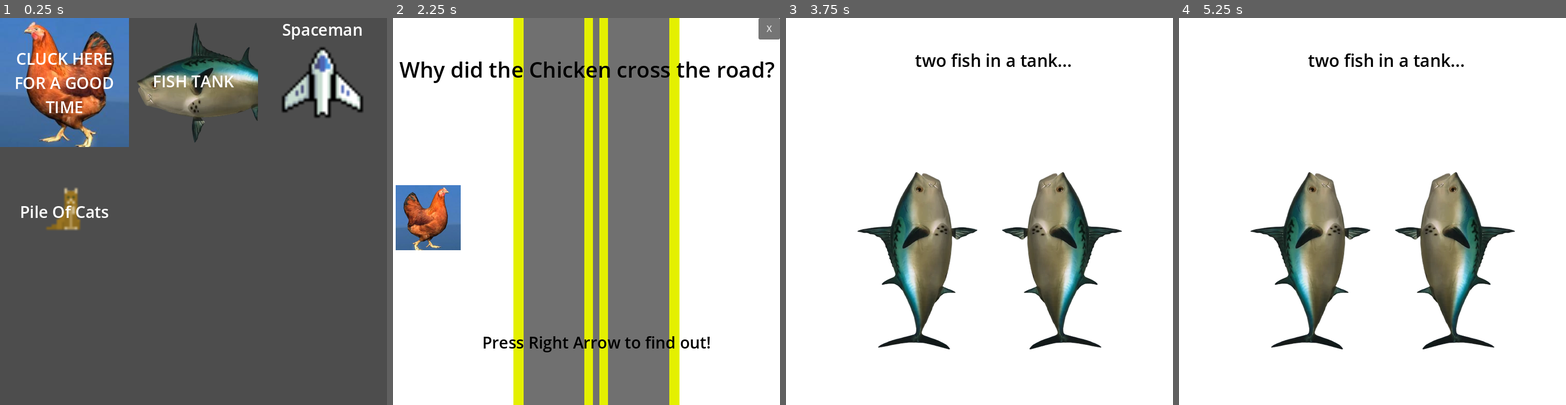
Above: before the commit, frames 1-4 (left to right).
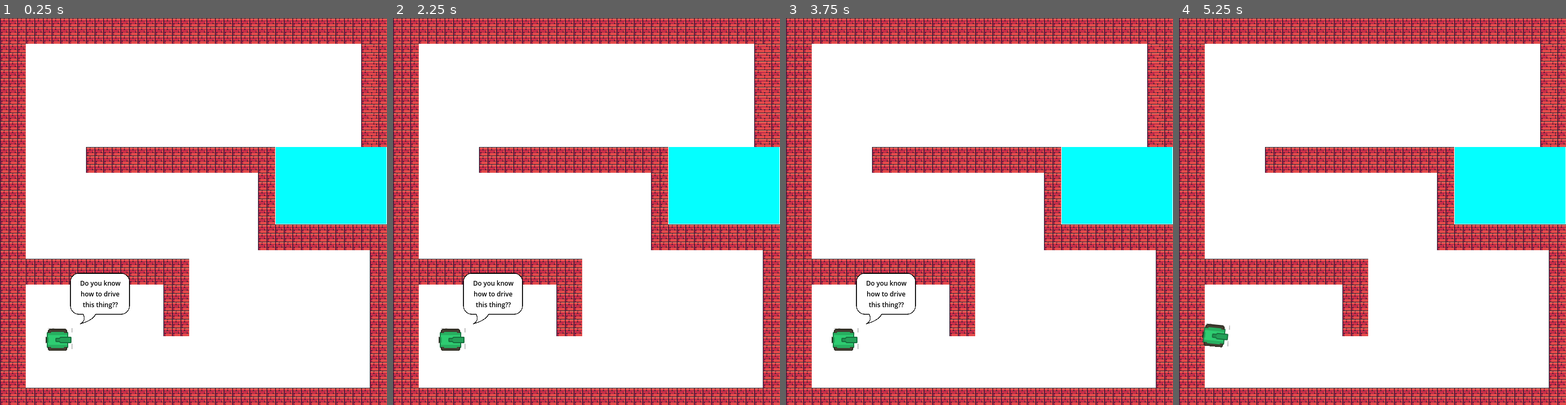
Above: after the commit, the same moments.

Repository: aceysmith/dad-jokes-irl
Game: Godot game, scene res://MainMenu/joke_picker.tscn
The game is run twice, just before and just after one commit, with the same random seed, the same clock (stepped at 60 frames per second) and the same inputs.
Inputs (mouse positions are in pixels of both pictures, inside the frame that each line leads up to):
- Up to frame 1 (0.25 s): no input
- Up to frame 2 (2.25 s): click (590, 265) at 0.5 s, where only the run after the commit has a clickable "Free Play"; click (590, 265) at 1.25 s, where only the run after the commit has a clickable "Free Play"; click (458, 83) at 2 s, where only the run before the commit has a clickable "CLUCK HERE FOR A GOOD TIME"
- Up to frame 3 (3.75 s): click (1161, 29) at 2.75 s, where only the run before the commit has a clickable "X"; click (979, 83) at 3.5 s, where only the run before the commit has a clickable "FISH TANK"
- Up to frame 4 (5.25 s): tap Enter (ui_accept) at 4.25, 4.52, 5 s; move the mouse to (1457, 192) at 4.27 s; hold Right (ui_right) 4.28-5.03 s; click (1457, 192) at 4.42 s; move the mouse to (1295, 230) at 5.02 s; hold Down (ui_down) from 5.03 s (still down)

The runs differ from the first frame. In frame 1, 99% of the frame differs, in the area x 0-100%, y 0-100%; in frame 2, 71%; in frame 3, 44%; in frame 4, 44%.

Commit message:
Added random scene mode, hide exit joke button by default

Diff:
--- a/BaseJoke/base_joke.gd
+++ b/BaseJoke/base_joke.gd
@@ -5,7 +5,7 @@
 signal joke_ended(node: Node)
 
 @onready var background_color = $BackgroundColor
-@onready var exit_button = $ExitButton
+@onready var exit_button = %ExitButton
 @onready var laugh_timer = $LaughTimer
 
 func _close_joke():
--- a/BaseJoke/base_joke.tscn
+++ b/BaseJoke/base_joke.tscn
@@ -10,6 +10,8 @@
 offset_bottom = 720.0
 
 [node name="ExitButton" type="Button" parent="."]
+unique_name_in_owner = true
+visible = false
 offset_left = 680.0
 offset_right = 720.0
 offset_bottom = 40.0
--- a/ChickenCrosser/chicken.gd
+++ b/ChickenCrosser/chicken.gd
@@ -6,9 +6,8 @@
 
 func _input(event: InputEvent):
 	if event.is_action_pressed("ui_right") and punchline.visible == false:
-		chicken.position += Vector2(5, 0)
+		chicken.position += Vector2(10, 0)
 		instructions.visible = false
 		if chicken.position.x > 620:
 			punchline.visible = true
-			exit_button.visible = false
 			wrap_up_joke()
--- a/FishTank/FishTank.tscn
+++ b/FishTank/FishTank.tscn
@@ -465,7 +465,7 @@
 [node name="TileMap" type="TileMap" parent="." index="3"]
 tile_set = SubResource("TileSet_30p3j")
 format = 2
-layer_0/tile_data = PackedInt32Array(2883584, 1114112, 4, 28 …(12134 unchanged characters)… , 917547, 1179648, 4, 917548, 1114112, 4)
+layer_0/tile_data = PackedInt32Array(2883584, 1114112, 4, 28 …(12134 unchanged characters)… , 917547, 1179648, 4, 917548, 1114112, 4, 42, 1114112, 4, 43, 1114112, 4, 44, 1114112, 4, 65580, 1114112, 4, 65579, 1114112, 4, 65578, 1114112, 4, 131114, 1114112, 4, 131115, 1114112, 4, 131116, 1114112, 4)
 
 [node name="ColorRect" type="ColorRect" parent="." index="4"]
 offset_left = 513.0
@@ -503,6 +503,7 @@
 autowrap_mode = 2
 
 [node name="JokeIntro" parent="." index="7" instance=ExtResource("5_f1aww")]
+visible = false
 
 [node name="Timer" type="Timer" parent="." index="8"]
 wait_time = 5.0
--- a/MainMenu/joke_picker.gd
+++ b/MainMenu/joke_picker.gd
@@ -1,8 +1,10 @@
 extends Node2D
 
-@onready var jokes_box = $JokesBox
+@onready var jokes_box = %JokesBox
+@export var auto_play = false
+@onready var you_win_screen = %YouWinScreen
 
-var current_joke: BaseJoke
+var remaining_jokes: Array[PackedScene] = []
 
 # Called when the node enters the scene tree for the first time.
 func _ready():
@@ -14,12 +16,22 @@
 			push_error("Scene not fully configured, removing from list")
 			joke_button.queue_free()
 		else:
+			remaining_jokes.append(joke_button.joke_packed_scene)
 			joke_button.joke_selected.connect(show_joke)
+
+	if auto_play:
+		remaining_jokes.shuffle()
+		show_next_joke()
+
+func show_next_joke():
+	if len(remaining_jokes) > 0:
+		show_joke(remaining_jokes.pop_front())
+	else:
+		you_win_screen.visible = true
 
 # Called every frame. 'delta' is the elapsed time since the previous frame.
 func show_joke(joke_scene: PackedScene):
 	var joke = joke_scene.instantiate() as BaseJoke
-	current_joke = joke
 	joke.joke_ended.connect(dismiss_joke)
 	add_child(joke)
 	jokes_box.visible = false
@@ -27,3 +39,10 @@
 func dismiss_joke(node: Node):
 	jokes_box.visible = true
 	node.queue_free()
+	if auto_play:
+		show_next_joke()
+
+func enable_free_play():
+	auto_play = false
+	jokes_box.visible = true
+	you_win_screen.visible = false
--- a/MainMenu/joke_picker.tscn
+++ b/MainMenu/joke_picker.tscn
@@ -13,6 +13,7 @@
 
 [node name="JokePicker" type="Node2D"]
 script = ExtResource("1_l3ia7")
+auto_play = true
 
 [node name="JokesBox" type="HFlowContainer" parent="."]
 unique_name_in_owner = true
@@ -78,3 +79,28 @@
 text = "Pile Of Cats"
 horizontal_alignment = 1
 vertical_alignment = 1
+
+[node name="YouWinScreen" type="ColorRect" parent="."]
+unique_name_in_owner = true
+offset_right = 720.0
+offset_bottom = 720.0
+
+[node name="YouWinLabel" type="Label" parent="YouWinScreen"]
+offset_top = 306.0
+offset_right = 720.0
+offset_bottom = 360.0
+theme_override_colors/font_color = Color(0, 0, 0, 1)
+theme_override_font_sizes/font_size = 40
+text = "YOU WIN!"
+horizontal_alignment = 1
+vertical_alignment = 1
+
+[node name="Button" type="Button" parent="YouWinScreen"]
+layout_mode = 0
+offset_left = 328.0
+offset_top = 448.0
+offset_right = 407.0
+offset_bottom = 479.0
+text = "Free Play"
+
+[connection signal="pressed" from="YouWinScreen/Button" to="." method="enable_free_play"]
--- a/Meow-tain/meow_tain.tscn
+++ b/Meow-tain/meow_tain.tscn
@@ -470,7 +470,7 @@
 [node name="TileMap" type="TileMap" parent="." index="4"]
 tile_set = SubResource("TileSet_e5yse")
 format = 2
-layer_0/tile_data = PackedInt32Array(2752512, 1114112, 4, 28 …(7768 unchanged characters)… 2621484, 1245184, 5, 2687020, 1245184, 6)
+layer_0/tile_data = PackedInt32Array(2752512, 1114112, 4, 28 …(7768 unchanged characters)… 2621484, 1245184, 5, 2687020, 1245184, 6, 42, 1114112, 4, 65578, 1114112, 5, 131114, 1114112, 6, 43, 1179648, 4, 65579, 1179648, 5, 131115, 1179648, 6, 44, 1245184, 4, 65580, 1245184, 5, 131116, 1245184, 6)
 
 [node name="instructions" type="Label" parent="." index="5"]
 visible = false
